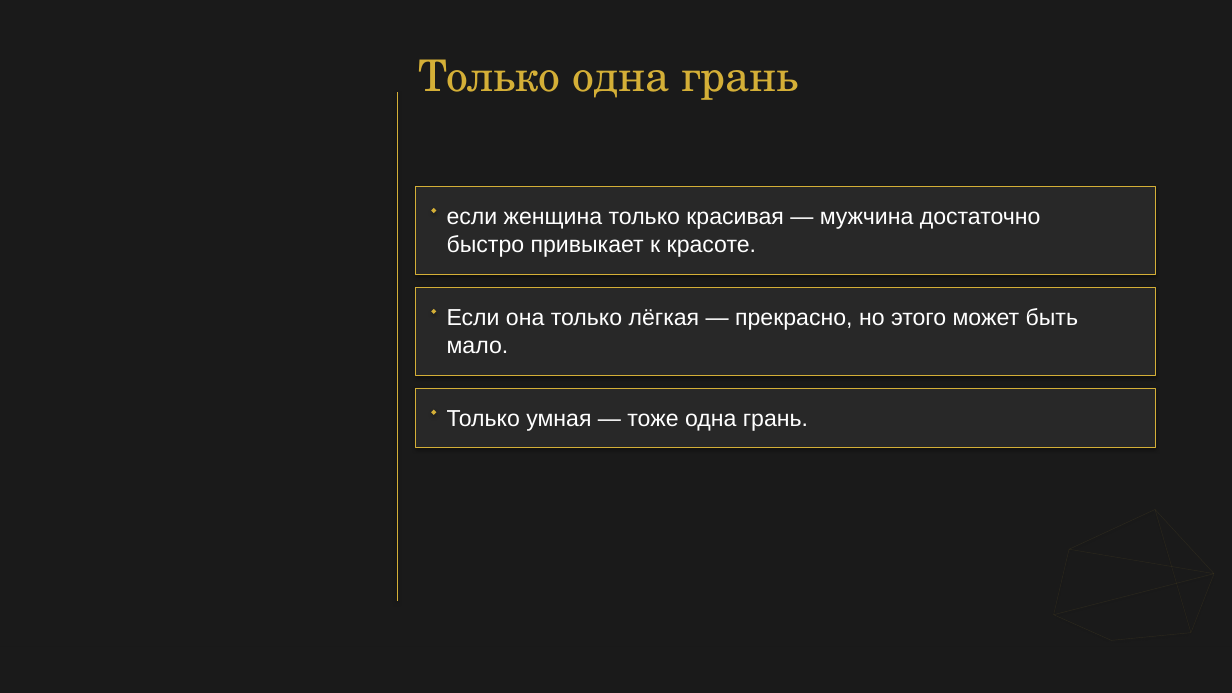
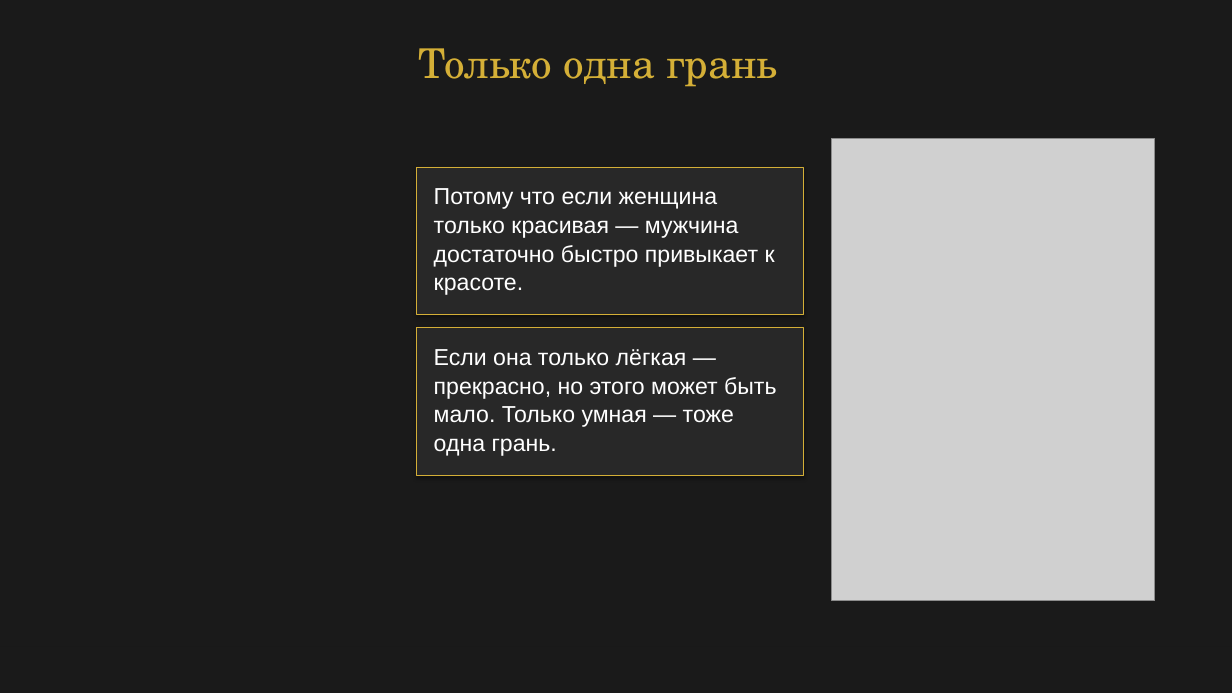
Before and after one commit to babylonofkommod-ai/-, a slide deck: slide 20 of Ваш Кристалл незабываемости.pptx (slide 14 before the commit). Drawn at 1232x693 pixels with LibreOffice and Linux fonts; fonts in the diff are those of the drawing; grey boxes stand for pictures. Boxes give left, top, right and bottom in pixels: in the first picture for what was removed or moved away, otherwise in the second. Text is boxed around its words. In the diff, an @@ line names an element or a change of style, - is before the commit and + after.

```diff
--- a/Ваш Кристалл незабываемости.pptx
+++ b/Ваш Кристалл незабываемости.pptx
@@ text "Только одна грань": place and size @@
-text "Только одна грань" at <box>418,59,798,100</box>
+text "Только одна грань" at <box>418,48,777,87</box>
@@ text "Только одна грань" at <box>418,48,777,87</box>: size 34 to 32 pt; line spacing 42.2pt to 39.7pt @@
@@ line removed from (397, 92) to (397, 601) @@
@@ picture added at <box>832,139,1155,601</box> @@
@@ rectangle: place and size @@
-rectangle at <box>416,186,1155,274</box>
+rectangle at <box>417,167,804,315</box>
@@ diamond removed at <box>432,208,437,213</box> @@
@@ text at <box>434,188,775,295</box>: text changed @@
-если женщина только красивая — мужчина достаточно
-быстро привыкает к красоте.
+Потому что если женщина
+только красивая — мужчина
+достаточно быстро привыкает к
+красоте.
@@ rectangle removed at <box>416,287,1155,375</box> @@
@@ rectangle: place and size @@
-rectangle at <box>416,388,1155,447</box>
+rectangle at <box>417,328,804,476</box>
@@ diamond removed at <box>432,309,437,314</box> @@
@@ text at <box>434,349,776,456</box>: text changed @@
-Если она только лёгкая — прекрасно, но этого может быть
-мало.
+Если она только лёгкая —
+прекрасно, но этого может быть
+мало. Только умная — тоже
+одна грань.
@@ diamond removed at <box>432,409,437,415</box> @@
@@ text removed at <box>447,410,808,431</box> @@
-Только умная — тоже одна грань.
@@ line removed from (1069, 549) to (1155, 509) @@
@@ line removed from (1155, 509) to (1214, 574) @@
@@ line removed from (1155, 509) to (1191, 633) @@
@@ line removed from (1054, 615) to (1069, 549) @@
@@ line removed from (1069, 549) to (1214, 574) @@
@@ line removed from (1214, 574) to (1054, 615) @@
```
Also in this commit, not shown: 12 other slides changed, 9 slides added, 3 slides removed, 9 other files.
